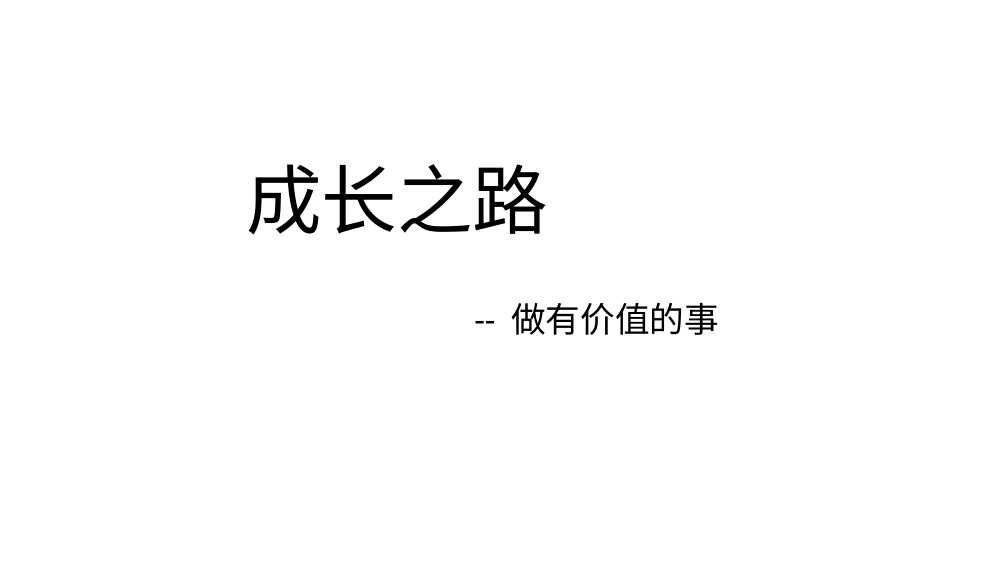
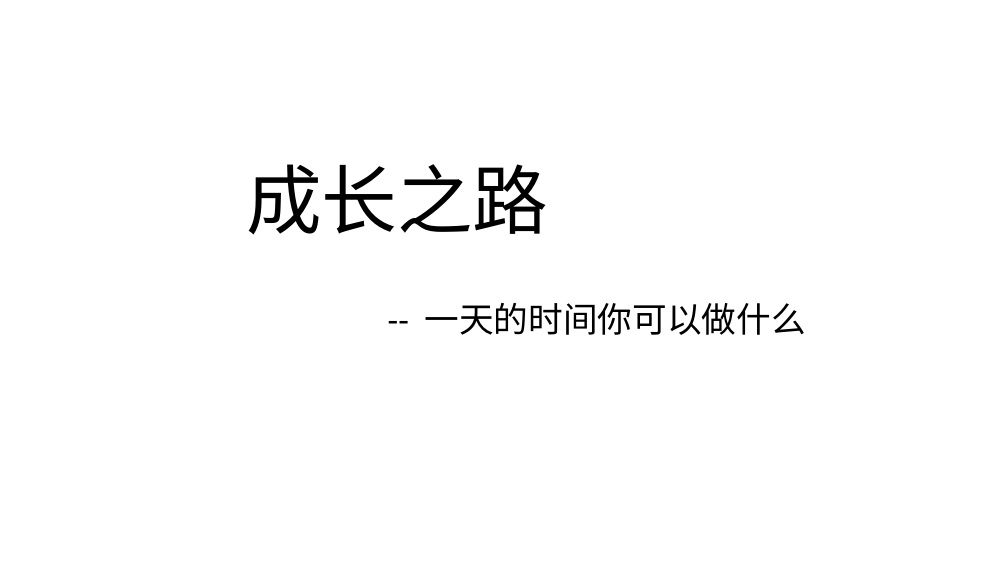
Before and after one commit to Kate-liu/Coder-Working, a slide deck: slide 1 of 9-Self article/标题Deno.pptx. Drawn at 1008x567 pixels with LibreOffice and Linux fonts; fonts in the diff are those of the drawing. Boxes give left, top, right and bottom in pixels: in the first picture for what was removed or moved away, otherwise in the second. Text is boxed around its words. In the diff, an @@ line names an element or a change of style, - is before the commit and + after.

```diff
--- a/9-Self article/标题Deno.pptx
+++ b/9-Self article/标题Deno.pptx
@@ subtitle at bbox=[425, 303, 806, 335]: text changed @@
--- 做有价值的事
+-- 一天的时间你可以做什么
```
Also in this commit, not shown: 2 other files.
